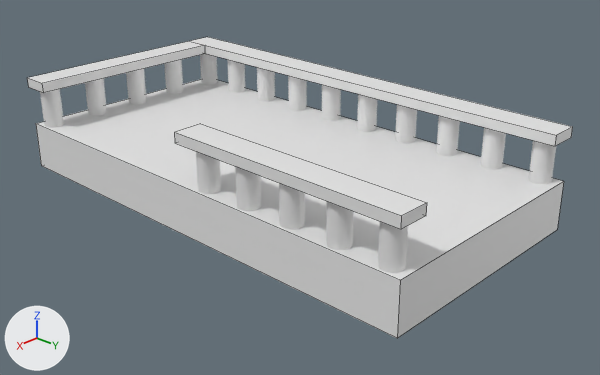
The Blender file Kenny StarRunner/Assets/LevelPieces/TurnLeft.blend: old version first, new version second.
Before and after are seen from a 50 mm camera at (11.16, 9.36, 6.58) aimed at (-0.09, -1.23, -0.19). Every picture has the same lights, and +X, +Y and +Z are marked at lower left. The picture after the commit comes second. Mesh edges are drawn as thin lines on the coarser meshes.
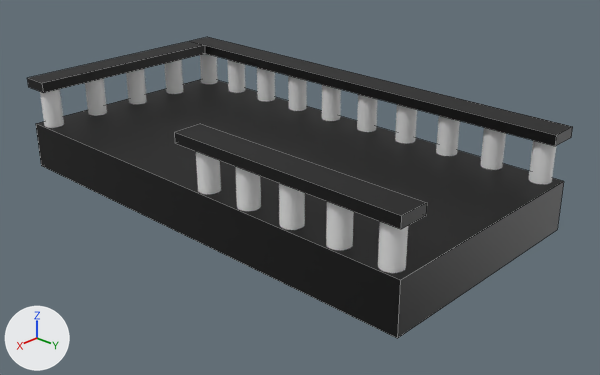
Changed parts and their boxes [x1, y1, x2, y2] in the pictures (600 x 375 px):
'Cube', recoloured (white to black): [36, 79, 564, 338] in both
'Cube.001', recoloured (white to black): [175, 124, 427, 229] in both
'Cube.002', recoloured (white to black): [191, 37, 573, 146] in both
'Cube.003', recoloured (white to black): [27, 41, 205, 93] in both

What changed in the scene script:
```text
Change mat_material:
    mat_material.base_color: (0.8, 0.8, 0.8) -> (0.0, 0.0, 0.0)  # white #e7e7e7 -> black #000000
Add mat_material_001:
    mat_material_001 = principled_material('Material.001')
    mat_material_001.base_color = (0.0, 0.0, 0.0)  # black #000000
Add mat_material_002:
    mat_material_002 = principled_material('Material.002')
    mat_material_002.base_color = (0.0, 0.0, 0.0)  # black #000000
Add mat_material_003:
    mat_material_003 = principled_material('Material.003')
    mat_material_003.base_color = (0.0, 0.0, 0.0)  # black #000000
Change me_cube_001:
    where me_cube_001.from_pydata(...)  # 8 vertices, 6 faces; spans x -1.0..1.0, y -1.0..1.0, z -1.0..1.0
    add me_cube_001.materials.append(mat_material_003)  # black #000000
Change me_cube_002:
    where me_cube_002.from_pydata(...)  # 8 vertices, 6 faces; spans x -1.0..1.0, y -1.0..1.0, z -1.0..1.0
    add me_cube_002.materials.append(mat_material_002)  # black #000000
Change me_cube_003:
    where me_cube_003.from_pydata(...)  # 8 vertices, 6 faces; spans x -1.0..1.0, y -1.0..1.0, z -1.0..1.0
    add me_cube_003.materials.append(mat_material_001)  # black #000000
```
